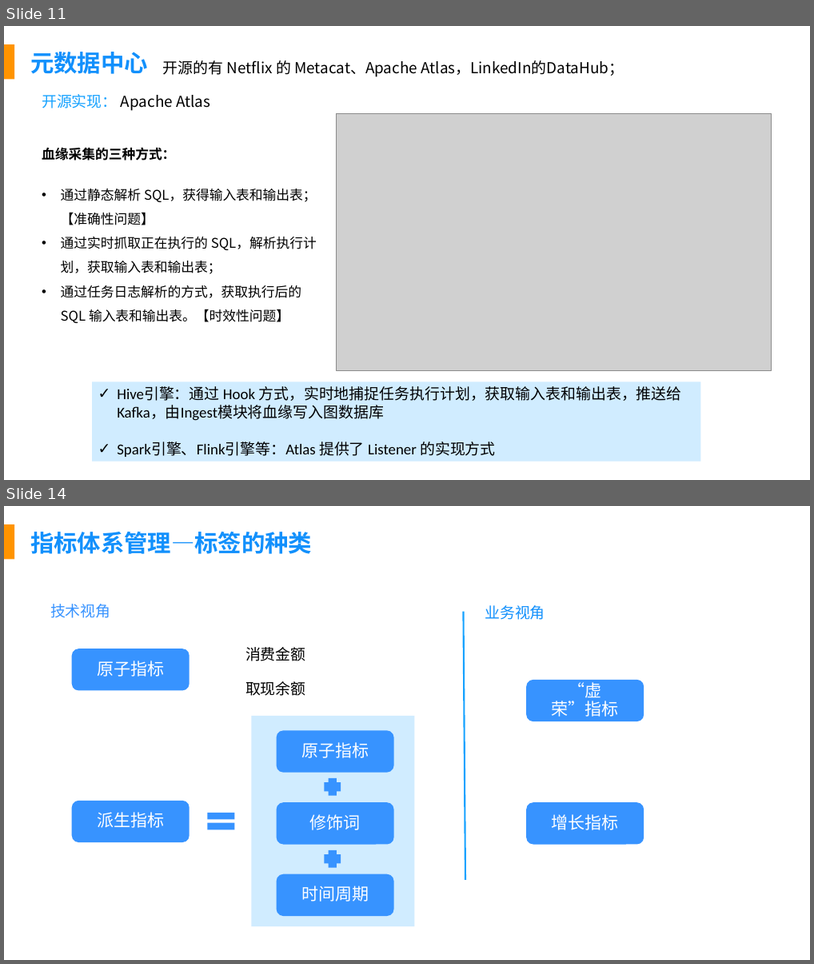
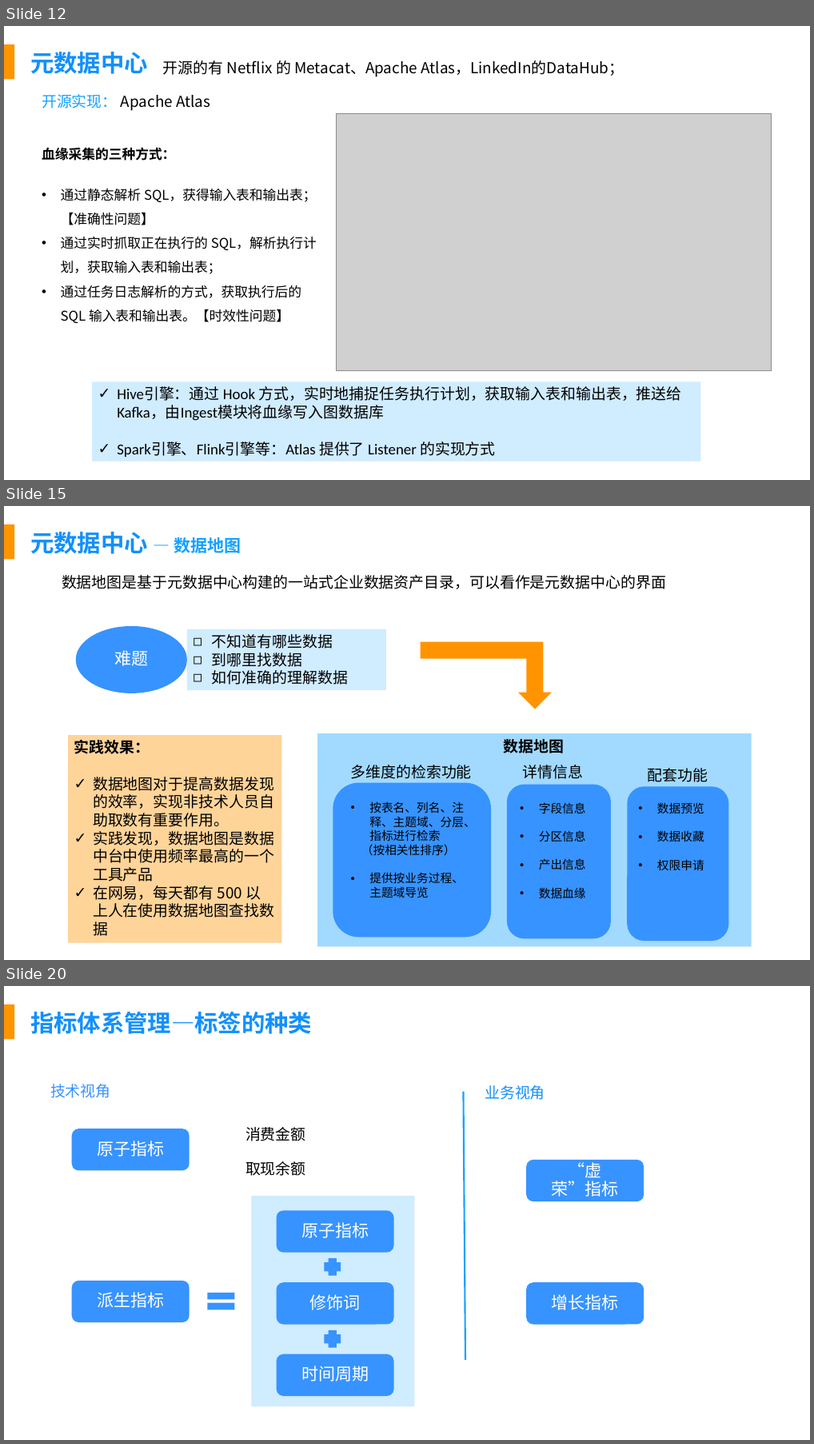
Before and after one commit to fancyChuan/reading-mindmap, a slide deck: PPT/数据建设知识体系.pptx. Shown one above the other, each under a label of ours: slides 11 and 14 before the commit, slides 12, 15 and 20 after it; the slides between them are not shown. The pictures are 814x964 and 814x1444 pixels, drawn with LibreOffice and Linux fonts; fonts in the diff are those of the drawing; grey boxes stand for pictures. Boxes give left, top, right and bottom in pixels: in the first picture for what was removed or moved away, otherwise in the second. Text is boxed around its words. In the diff, an @@ line names an element or a change of style, - is before the commit and + after.

Commit message:
Update 数据建设知识体系.pptx
元数据中心

```diff
--- a/PPT/数据建设知识体系.pptx
+++ b/PPT/数据建设知识体系.pptx
@@ slide 15 added at (x1=4, y1=506, x2=810, y2=960), background #FFFFFF; not listed: 1 template element that a slide beside it also shows @@
@@ text added at (x1=30, y1=532, x2=241, y2=556), 28 pt, text #1290FC, bold @@
+元数据中心 — 数据地图
@@ text added at (x1=62, y1=575, x2=666, y2=589), 18 pt, text #000000 @@
+数据地图是基于元数据中心构建的一站式企业数据资产目录，可以看作是元数据中心的界面
@@ ellipse added at (x1=76, y1=626, x2=187, y2=693), fill #3793FF, 20 pt, text #FFFFFF @@
+难题
@@ rectangle added at (x1=187, y1=629, x2=386, y2=690), fill #D0ECFF, 18 pt, text #000000 @@
+◻ 不知道有哪些数据
+◻ 到哪里找数据
+◻ 如何准确的理解数据
@@ bent up arrow added at (x1=421, y1=641, x2=552, y2=708), fill #FF9400 @@
@@ rectangle added at (x1=68, y1=736, x2=282, y2=943), fill #FFD499, 18 pt, text #000000 @@
+实践效果：
+✓ 数据地图对于提高数据发现的效率，实现非技术人员自助取数有重要作用。
+✓ 实践发现，数据地图是数据中台中使用频率最高的一个工具产品
+✓ 在网易，每天都有 500 以上人在使用数据地图查找数据
@@ rectangle added at (x1=318, y1=733, x2=752, y2=947), fill #A2DAFF @@
@@ text added at (x1=504, y1=736, x2=565, y2=756), 18 pt, text #000000, bold @@
+数据地图
@@ text added at (x1=351, y1=764, x2=472, y2=779), 18 pt, text #000000 @@
+多维度的检索功能
@@ text added at (x1=523, y1=764, x2=584, y2=779), 18 pt, text #000000 @@
+详情信息
@@ text added at (x1=647, y1=768, x2=708, y2=782), 18 pt, text #000000 @@
+配套功能
@@ rounded rectangle added at (x1=333, y1=783, x2=491, y2=936), fill #3793FF @@
@@ rounded rectangle added at (x1=507, y1=784, x2=611, y2=939), fill #3793FF @@
@@ rounded rectangle added at (x1=628, y1=786, x2=730, y2=940), fill #3793FF @@
@@ text added at (x1=362, y1=801, x2=476, y2=897), 14 pt, text #000000 @@
+• 按表名、列名、注释、主题域、分层、指标进行检索
+（按相关性排序）
+• 提供按业务过程、主题域导览
@@ text added at (x1=539, y1=802, x2=586, y2=898), 14 pt, text #000000 @@
+• 字段信息
+• 分区信息
+• 产出信息
+• 数据血缘
@@ text added at (x1=658, y1=802, x2=705, y2=870), 14 pt, text #000000 @@
+• 数据预览
+• 数据收藏
+• 权限申请
@@ what was slide 11 is now slide 12 @@
@@ what was slide 14 is now slide 20 @@
```
Also in this commit, not shown: 7 other slides added, 2 slides removed.
